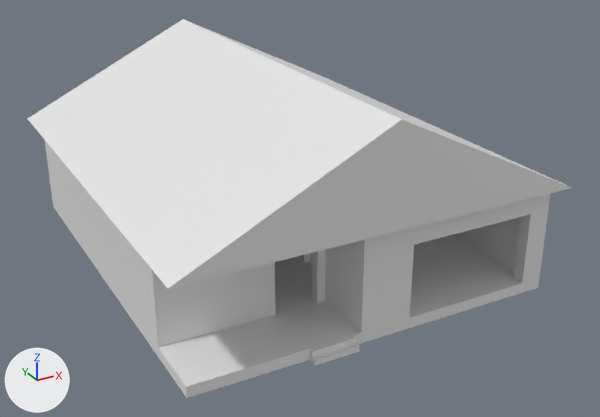
The Blender file NCEA Game 2024/Blender/betterhouse.blend: old version first, new version second.
One viewpoint serves both versions: a 50 mm camera at (-12.76, -25.46, 13.53) aimed at (0.56, -1.23, 1.41). Every picture has the same lights, and +X, +Y and +Z are marked at lower left.

The older version as bpy lines, for what is in view:
```python
me_plane = bpy.data.meshes.new('Plane')
me_plane.from_pydata(...)  # 161 vertices, 140 faces; spans x -6.4..6.4, y -8.5..8.4, z -0.5..3.5
# faces by material slot: [137, 3]
me_plane.materials.append(mat_material_001)  # white #e7e7e7
me_plane.materials.append(mat_material_002)  # white #e7e7e7
me_plane_001 = bpy.data.meshes.new('Plane.001')
me_plane_001.from_pydata([(-1.0, -1.32, 0.0), (1.0, -1.32, 0.0), (-1.0, 1.0, 0.0), (1.0, 1.0, 0.0), (0.0, -1.32, 0.0), (0.0, 1.0, 0.0), (0.0, -1.32, 0.49), (0.0, 1.0, 0.49)], [], [(4, 5, 3, 1), (0, 2, 5, 4), (1, 6, 0, 4), (2, 0, 6, 7), (3, 7, 6, 1), (2, 7, 3, 5)])
ob_house_col = bpy.data.objects.new('House.col', me_plane)
ob_house_col.location = (0.0, 0.0, 0.0)
ob_plane = bpy.data.objects.new('Plane', me_plane_001)
ob_plane.location = (0.0, 1.12, 3.39)
ob_plane.scale = (6.88, 6.88, 6.88)
```
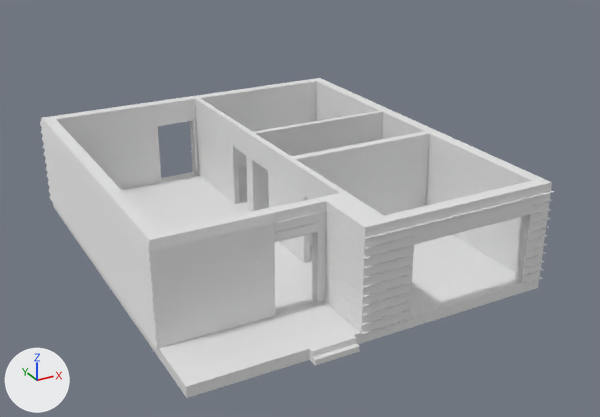
Commit message: Added weatherboards to house

The change, as a list of edits to the scene's bpy script:
```text
Change me_plane:
    used by ob_house_col; location = (0.0, 0.0, 0.0)
    remove me_plane.from_pydata(...)  # 161 vertices, 140 faces; spans x -6.4..6.4, y -8.5..8.4, z -0.5..3.5
    add me_plane.from_pydata(...)  # 779 vertices, 738 faces; spans x -6.5..6.5, y -8.5..8.4, z -0.5..3.5
    me_plane part 1: 618 vertices added at x -6.5..6.5, y -7.6..7.6, z 0.0..3.2
Change me_plane_001:
    where me_plane_001.from_pydata(...)  # 8 vertices, 6 faces; spans x -1.0..1.0, y -1.32..1.0, z 0.0..0.49
    used by ob_plane; location = (0.0, 1.12, 3.39); scale = (6.88, 6.88, 6.88)
    me_plane_001 part 2: the whole mesh is scaled about the mesh origin by (1, 1, 1.29)
Change ob_plane:
    ob_plane.location: (0.0, 1.12, 3.39) -> (0.0, 1.12, 3.48)
    add ob_plane.hide_set(True)
```

Changed parts and their boxes (x1, y1, x2, y2) in the pictures (600 x 417 px):
'House.col', reshaped
    before: (45, 141, 551, 398)
    after: (40, 78, 554, 398)
'Plane', hidden
    before: (27, 19, 572, 289)
part 1 of me_plane, added
    after: (40, 81, 554, 349)
